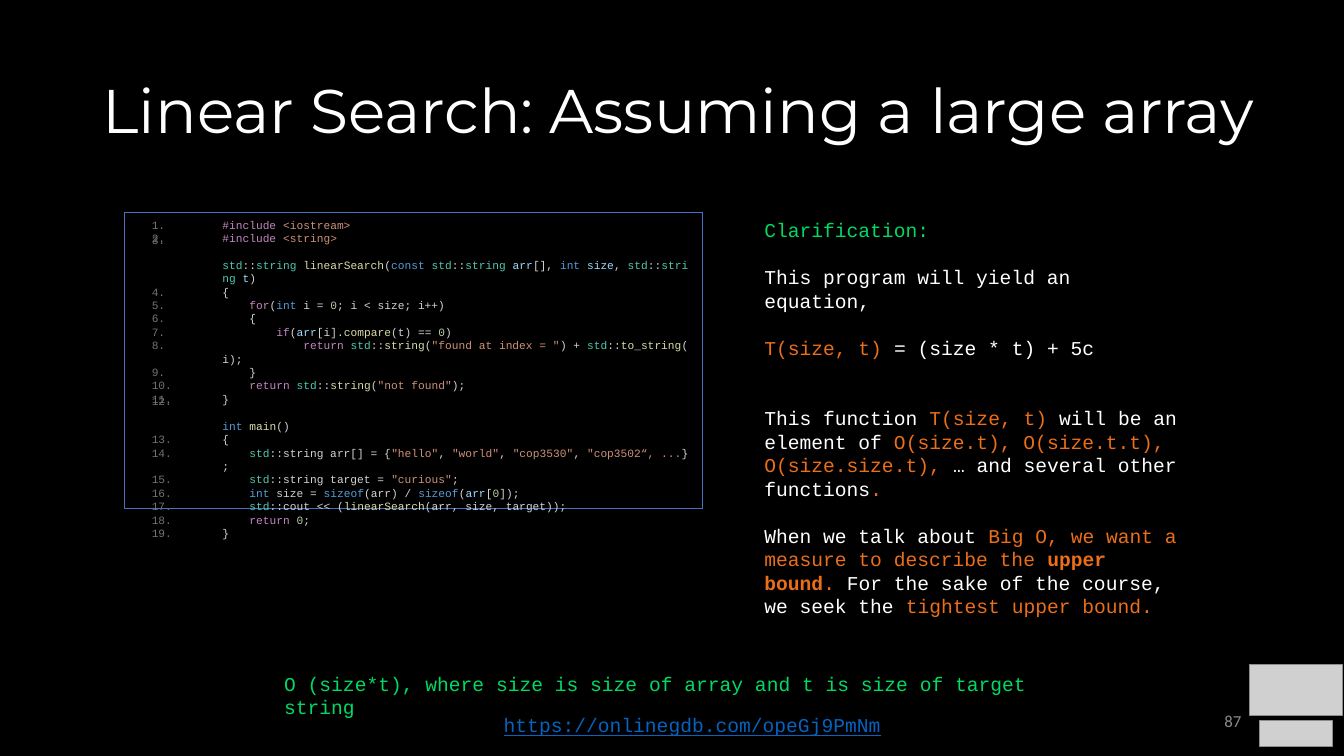
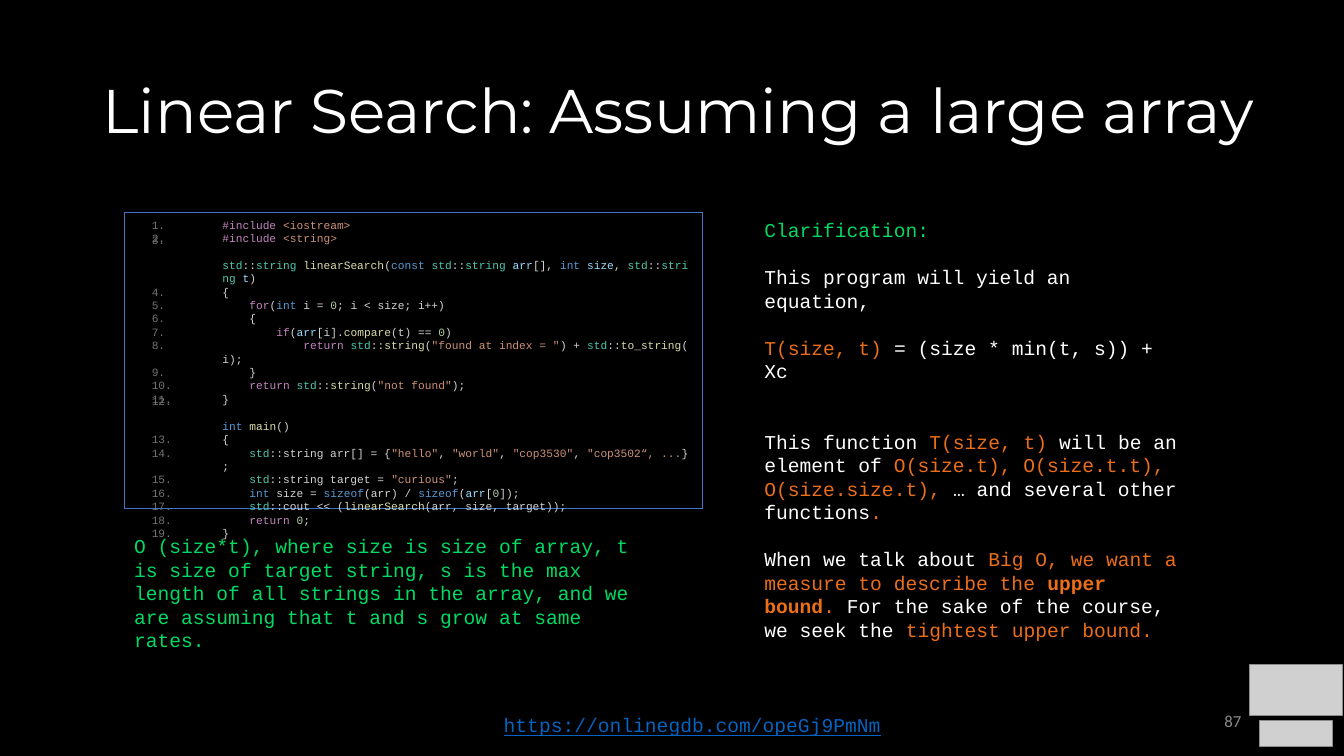
Before and after one commit to COP3530/Instructional-Content, a slide deck: slide 87 of Slides-PPT/1 - Algorithmic Analysis.pptx. Drawn at 1344x756 pixels with LibreOffice and Linux fonts; fonts in the diff are those of the drawing; grey boxes stand for pictures. Boxes give left, top, right and bottom in pixels: in the first picture for what was removed or moved away, otherwise in the second. Text is boxed around its words. In the diff, an @@ line names an element or a change of style, - is before the commit and + after.

```diff
--- a/Slides-PPT/1 - Algorithmic Analysis.pptx
+++ b/Slides-PPT/1 - Algorithmic Analysis.pptx
@@ text at bbox=[764, 341, 1129, 379]: text changed @@
-T(size, t) = (size * t) + 5c
+T(size, t) = (size * min(t, s)) + Xc
@@ text added at bbox=[134, 539, 629, 628], 14 pt, text #00DA63 @@
+O (size*t), where size is size of array, t is size of target string, s is the max length of all strings in the array, and we are assuming that t and s grow at same rates.
@@ text removed at bbox=[284, 677, 1026, 695] @@
-O (size*t), where size is size of array and t is size of target string
```
Also in this commit, not shown: 7 other slides changed, 1 slide removed, 1 other file.
